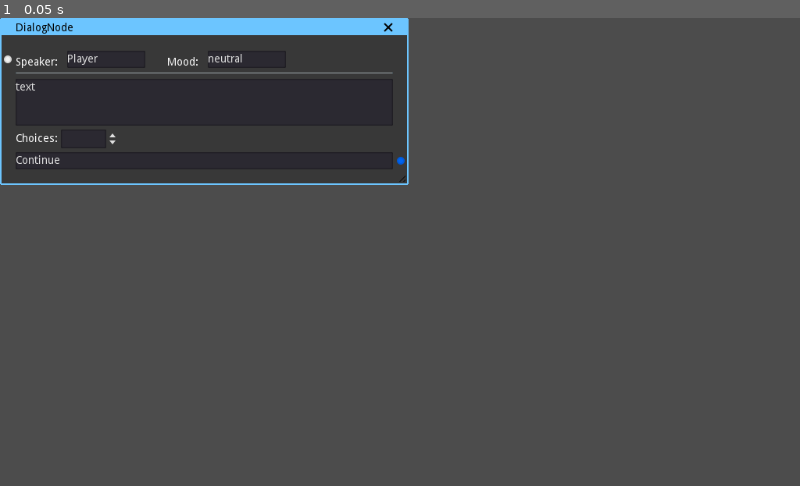
Above: before the commit, frame 1.
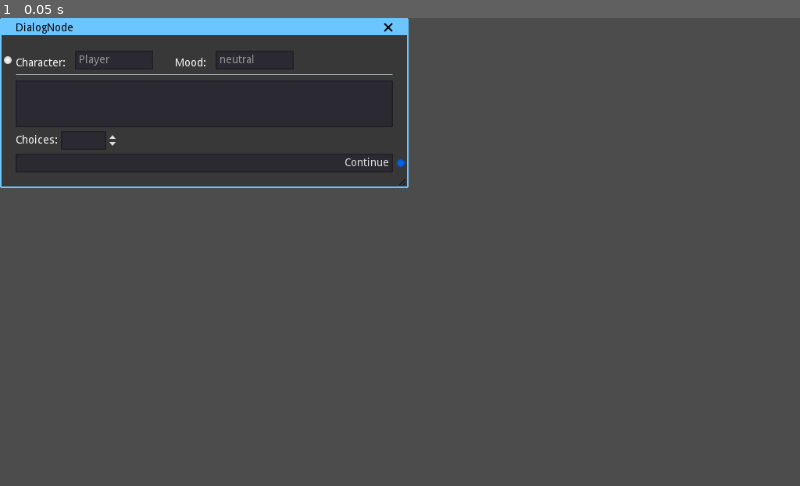
Above: after the commit, the same moment.

Repository: fossegutten/FuzzyStoryEditor
Game: Godot game, scene res://nodes/DialogNode.tscn
Same seed, same stepped clock (60 frames per second), same inputs: the game is played once before the commit and once after it. This scene is started directly instead of the project's main scene.
Inputs:
- Up to frame 1 (0.05 s): no input

The runs differ from the first frame. In frame 1, 1.2% of the frame differs, in the area x 0-52%, y 7-37%.

Commit message:
very nice

Diff:
--- a/StoryParser.gd
+++ b/StoryParser.gd
@@ -51,13 +51,35 @@
 					elif c.from_port == 1:
 						node["next_id_false"] = target.get_node_id()
 
+		elif "DialogNode".is_subsequence_ofi(n.name):
+			node["node_type"] = "DialogNode"
+			node["character"] = n.get_character_text()
+			node["mood"] = n.get_mood_text()
+			node["dialog"] = n.get_dialog_text()
+
+			var choices : Array = []
+
+			assert(n.get_choice_lines().size() == n.get_connection_output_count())
+
+			for x in n.get_choice_lines().size():
+				var choice_text : String = n.get_choice_lines()[x].text
+				var choice_next_id : int = EMPTY
+
+				for c in graph_edit.get_connection_list():
+					# it skips the port 0 if it's not open, and turns port 1 into 0, and so on
+					if c.from == n.name and c.from_port == x:
+#						if c.from_port == x:
+						var target : EventNode = graph_edit.get_node(c.to)
+						choice_next_id = target.get_node_id()
+				choices.append([choice_text, choice_next_id])
+
+			node["choices"] = choices
+
 		elif "FunctionCallNode".is_subsequence_ofi(n.name):
 			node["node_type"] = "FunctionCallNode"
 			node["class"] = n.get_class_text()
 			node["function"] = n.get_function_text()
 
-#			var p = str2var(n.get_params_text())
-#			var p = Array((n.get_params_text()))
 			var params_string : String = n.get_params_text()
 			var params : Array = []
 
@@ -75,7 +97,6 @@
 						assert(!("[".is_subsequence_ofi(p) or "]".is_subsequence_ofi(p)))
 					params.append(p)
 
-#			for x in params:
 			node["params"] = params
 #			print("Type: %s value: %s" % [typeof(p), p])
 
@@ -85,9 +106,6 @@
 				if c.from == n.name:
 					var target : EventNode = graph_edit.get_node(c.to)
 					node["next_id"] = target.get_node_id()
-
-		elif "DialogNode".is_subsequence_ofi(n.name):
-			node["node_type"] = "DialogNode"
 
 		elif "RandomNode".is_subsequence_ofi(n.name):
 			node["node_type"] = "RandomNode"
@@ -107,5 +125,5 @@
 		nodes.append(node)
 
 
-#	print(nodes)
+	print(nodes)
 	return nodes
--- a/nodes/DialogNode.gd
+++ b/nodes/DialogNode.gd
@@ -14,13 +14,51 @@
 	update_slots(choice_spin_box.value)
 
 
-func update_slots(choices : int) -> void:
-	assert(choices > 0)
+func get_dialog_text() -> String:
+	return $DialogTextEdit.text
 
+
+func set_dialog_text(value : String) -> void:
+	$DialogTextEdit.text = value
+
+
+func get_character_text() -> String:
+	return $NameMoodHBox/CharacterLineEdit.text
+
+
+func set_character_text(value : String) -> void:
+	$NameMoodHBox/CharacterLineEdit.text = value
+
+
+func get_mood_text() -> String:
+	return $NameMoodHBox/MoodLineEdit.text
+
+
+func set_mood_text(value : String) -> void:
+	$NameMoodHBox/MoodLineEdit.text = value
+
+
+#func get_choices() -> Array:
+#	var choices : Array
+#
+#	for i in get_choice_lines():
+#		choices.append()
+#
+#	return choices
+
+
+func get_choice_lines() -> Array:
 	var choice_lines : Array = []
 	for i in get_children():
 		if i.is_in_group("choice_line"):
 			choice_lines.append(i)
+	return choice_lines
+
+
+func update_slots(choices : int) -> void:
+	assert(choices > 0)
+
+	var choice_lines : Array = get_choice_lines()
 
 	for i in choice_lines.size():
 		if i > choices - 1:
--- a/nodes/DialogNode.tscn
+++ b/nodes/DialogNode.tscn
@@ -54,65 +54,66 @@
 margin_left = 20.0
 margin_top = 42.0
 margin_right = 503.0
-margin_bottom = 64.0
+margin_bottom = 66.0
 
-[node name="NameLabel" type="Label" parent="NameMoodHBox"]
-margin_right = 62.0
-margin_bottom = 22.0
+[node name="CharacterLabel" type="Label" parent="NameMoodHBox"]
+margin_top = 1.0
+margin_right = 72.0
+margin_bottom = 23.0
 rect_min_size = Vector2( 0, 22 )
-text = "Speaker:  "
+text = "Character:  "
 valign = 2
 
-[node name="NameTextEdit" type="TextEdit" parent="NameMoodHBox"]
-margin_left = 66.0
-margin_right = 166.0
-margin_bottom = 22.0
+[node name="CharacterLineEdit" type="LineEdit" parent="NameMoodHBox"]
+margin_left = 76.0
+margin_right = 176.0
+margin_bottom = 24.0
 rect_min_size = Vector2( 100, 22 )
-text = "Player"
+placeholder_text = "Player"
 
 [node name="Control" type="Control" parent="NameMoodHBox"]
-margin_left = 170.0
-margin_right = 190.0
-margin_bottom = 22.0
+margin_left = 180.0
+margin_right = 200.0
+margin_bottom = 24.0
 rect_min_size = Vector2( 20, 0 )
 __meta__ = {
 "_edit_use_anchors_": false
 }
 
-[node name="NameLabel2" type="Label" parent="NameMoodHBox"]
-margin_left = 194.0
-margin_right = 242.0
-margin_bottom = 22.0
+[node name="MoodLabel" type="Label" parent="NameMoodHBox"]
+margin_left = 204.0
+margin_top = 1.0
+margin_right = 252.0
+margin_bottom = 23.0
 rect_min_size = Vector2( 0, 22 )
 text = "Mood:  "
 valign = 2
 
-[node name="NameTextEdit2" type="TextEdit" parent="NameMoodHBox"]
-margin_left = 246.0
-margin_right = 346.0
-margin_bottom = 22.0
+[node name="MoodLineEdit" type="LineEdit" parent="NameMoodHBox"]
+margin_left = 256.0
+margin_right = 356.0
+margin_bottom = 24.0
 rect_min_size = Vector2( 100, 22 )
-text = "neutral"
+placeholder_text = "neutral"
 
 [node name="HSeparator" type="HSeparator" parent="."]
 margin_left = 20.0
-margin_top = 69.0
+margin_top = 71.0
 margin_right = 503.0
-margin_bottom = 73.0
+margin_bottom = 75.0
 
 [node name="DialogTextEdit" type="TextEdit" parent="."]
 margin_left = 20.0
-margin_top = 78.0
+margin_top = 80.0
 margin_right = 503.0
-margin_bottom = 138.0
+margin_bottom = 140.0
 rect_min_size = Vector2( 0, 60 )
-text = "text"
 
 [node name="ChoicesHBox" type="HBoxContainer" parent="."]
 margin_left = 20.0
-margin_top = 143.0
+margin_top = 145.0
 margin_right = 503.0
-margin_bottom = 167.0
+margin_bottom = 169.0
 
 [node name="Label" type="Label" parent="ChoicesHBox"]
 margin_top = 5.0
@@ -131,7 +132,7 @@
 
 [node name="DialogChoiceTextEdit" parent="." instance=ExtResource( 1 )]
 margin_left = 20.0
-margin_top = 172.0
+margin_top = 174.0
 margin_right = 503.0
-margin_bottom = 194.0
+margin_bottom = 198.0
 [connection signal="value_changed" from="ChoicesHBox/ChoicesSpinBox" to="." method="_on_ChoicesSpinBox_value_changed"]
--- a/nodes/controls/DialogChoiceLine.tscn
+++ b/nodes/controls/DialogChoiceLine.tscn
@@ -1,12 +1,12 @@
 [gd_scene format=2]
 
-[node name="DialogChoiceTextEdit" type="TextEdit" groups=[
+[node name="DialogChoiceLineEdit" type="LineEdit" groups=[
 "choice_line",
 ]]
 margin_right = 200.0
 margin_bottom = 22.0
 rect_min_size = Vector2( 200, 22 )
 text = "Continue"
-__meta__ = {
-"_edit_use_anchors_": false
-}
+align = 2
+caret_blink = true
+caret_blink_speed = 0.5
